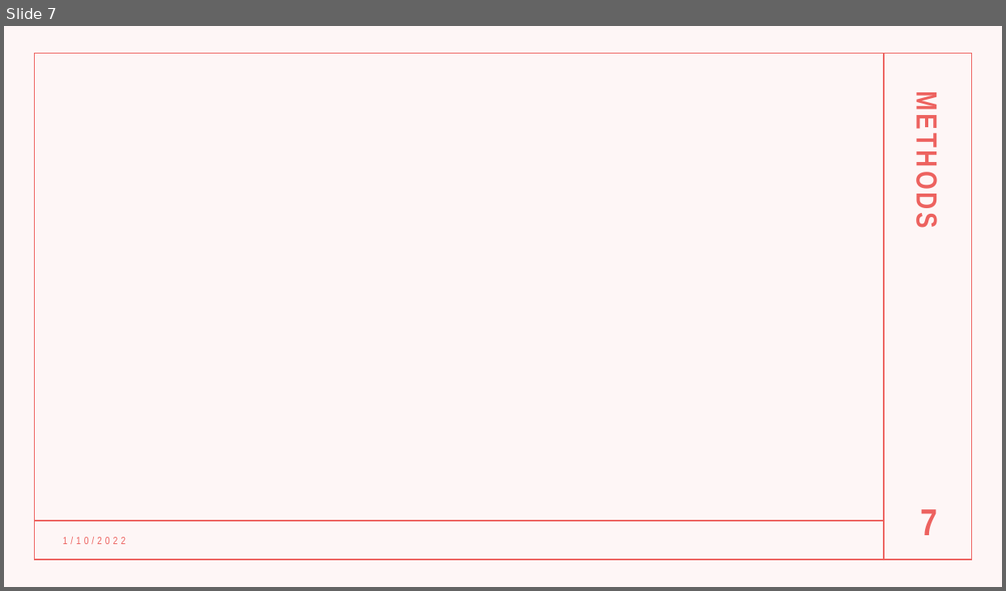
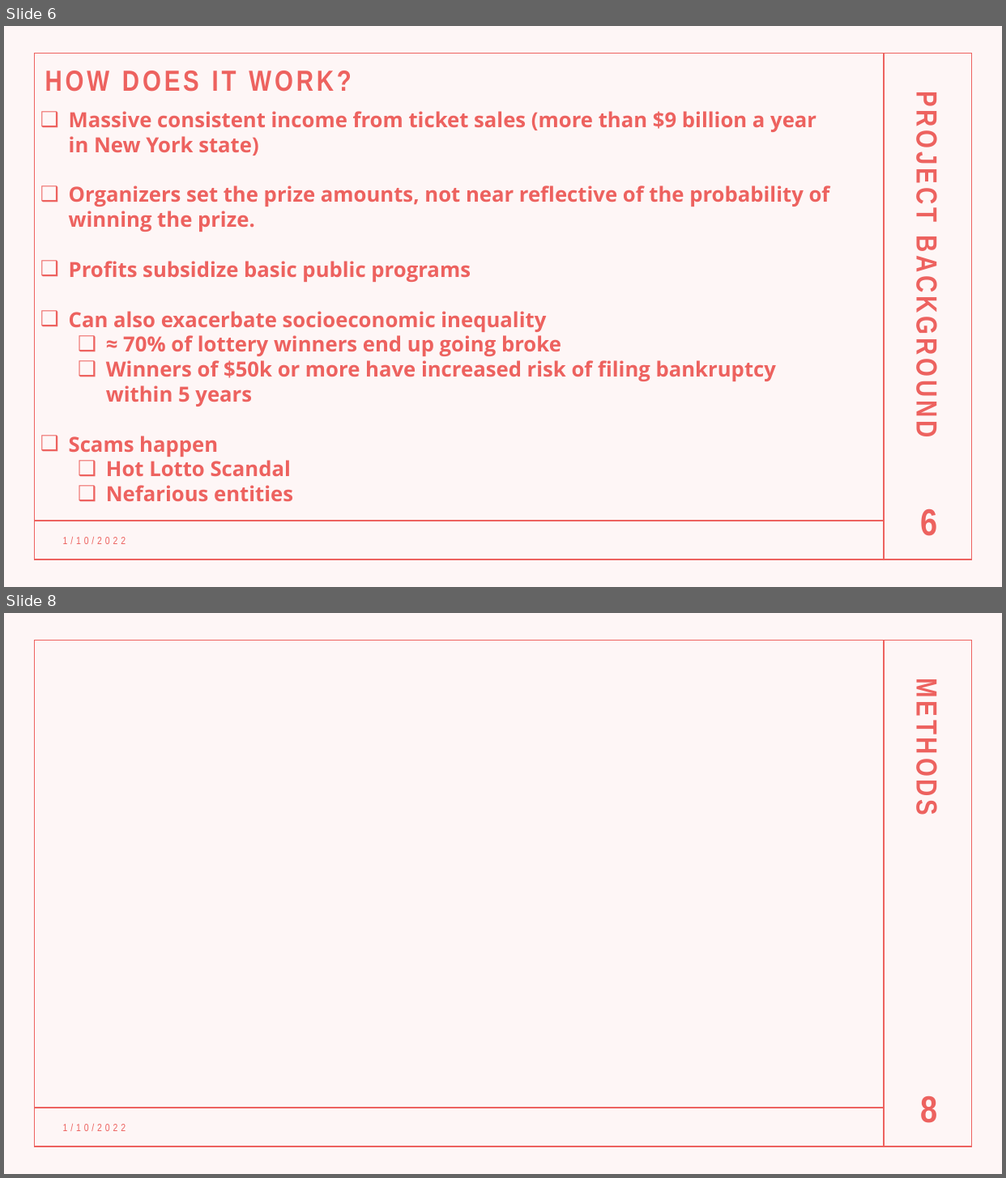
Before and after one commit to AlbiKovi/DSO110---Final-Group-Project, a slide deck: Is the Mega Millions a Mega Trap.pptm. Shown one above the other, each under a label of ours: slide 7 before the commit, slides 6 and 8 after it; the slides between them are not shown. The pictures are 1006x591 and 1006x1178 pixels, drawn with LibreOffice and Linux fonts; fonts in the diff are those of the drawing. Boxes give left, top, right and bottom in pixels: in the first picture for what was removed or moved away, otherwise in the second. Text is boxed around its words. In the diff, an @@ line names an element or a change of style, - is before the commit and + after.

```diff
--- a/Is the Mega Millions a Mega Trap.pptm
+++ b/Is the Mega Millions a Mega Trap.pptm
@@ slide 6 added at (x1=4, y1=26, x2=1002, y2=587), background #FFFFFF; not listed: 4 template elements that a slide beside it also shows @@
@@ text added at (x1=45, y1=71, x2=351, y2=92), 28 pt, text #ED625F, bold @@
+HOW DOES IT WORK?
@@ text added at (x1=69, y1=111, x2=830, y2=501), 20 pt, text #ED625F, bold @@
+❑ Massive consistent income from ticket sales (more than $9 billion a year in New York state)
+❑ Organizers set the prize amounts, not near reflective of the probability of winning the prize.
+❑ Profits subsidize basic public programs
+❑ Can also exacerbate socioeconomic inequality
+  ❑ ≈ 70% of lottery winners end up going broke
+  ❑ Winners of $50k or more have increased risk of filing bankruptcy within 5 years
+❑ Scams happen
+  ❑ Hot Lotto Scandal
+  ❑ Nefarious entities
@@ text added at (x1=910, y1=104, x2=944, y2=431), 28 pt, text #ED625F, bold @@
+PROJECT BACKGROUND
@@ page number added at (x1=920, y1=510, x2=937, y2=536), 36 pt, text #ED625F, bold @@
+6
@@ text added at (x1=63, y1=537, x2=126, y2=544), 10 pt, text #ED625F @@
+1/10/2022
@@ what was slide 7 is now slide 8 @@
@@ page number at (x1=920, y1=1097, x2=937, y2=1123): text changed @@
-7
+8
```
Also in this commit, not shown: 6 slides changed, 1 slide removed.
